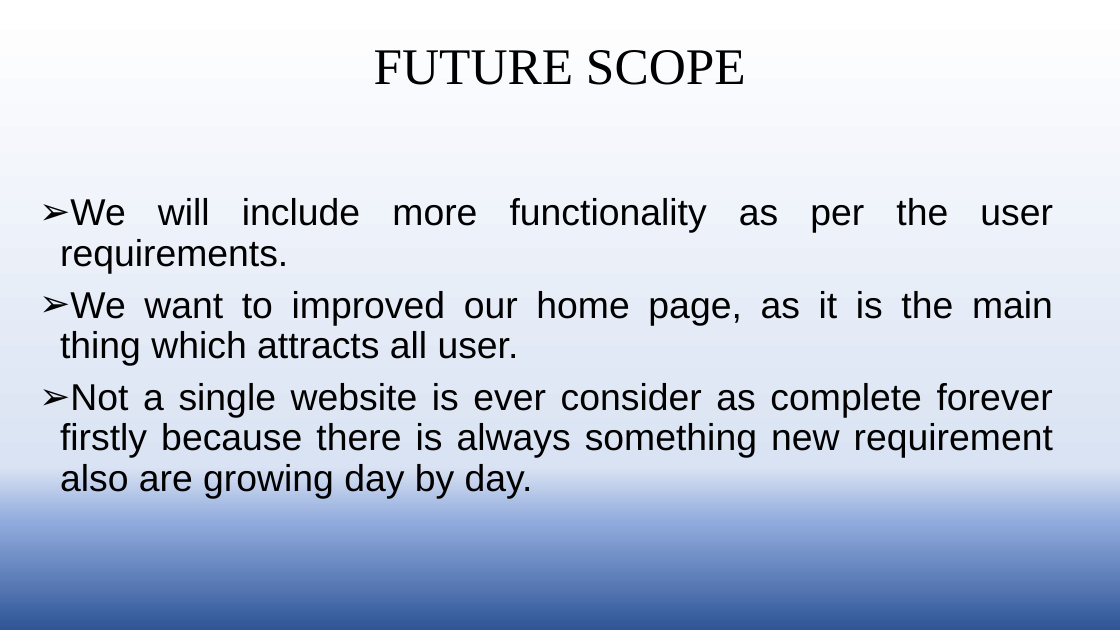
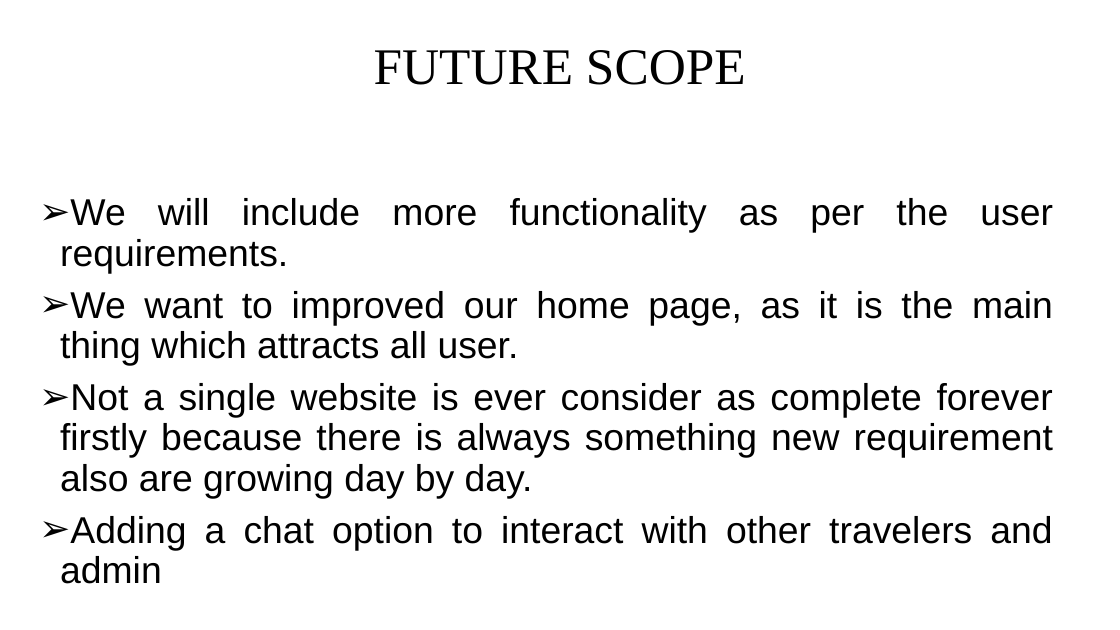
Before and after one commit to Ritikakaushal45/TRAVEL_BUDDY, a slide deck: slide 14 of TOUR AND TRAVEL BUDDY.pptx (slide 11 before the commit). Drawn at 1120x630 pixels with LibreOffice and Linux fonts; fonts in the diff are those of the drawing; background and template pictures are left out. Boxes give left, top, right and bottom in pixels: in the first picture for what was removed or moved away, otherwise in the second. Text is boxed around its words. In the diff, an @@ line names an element or a change of style, - is before the commit and + after.

```diff
--- a/TOUR AND TRAVEL BUDDY.pptx
+++ b/TOUR AND TRAVEL BUDDY.pptx
@@ background gradient #FFFFFF to #DAE3F3 to #8FAADC to #2F5597 to picture (left out) @@
@@ text at [60,516,1052,584]: paragraph added @@
+➢ Adding a chat option to interact with other travelers and admin
```
Also in this commit, not shown: 12 other slides changed, 3 slides added.
